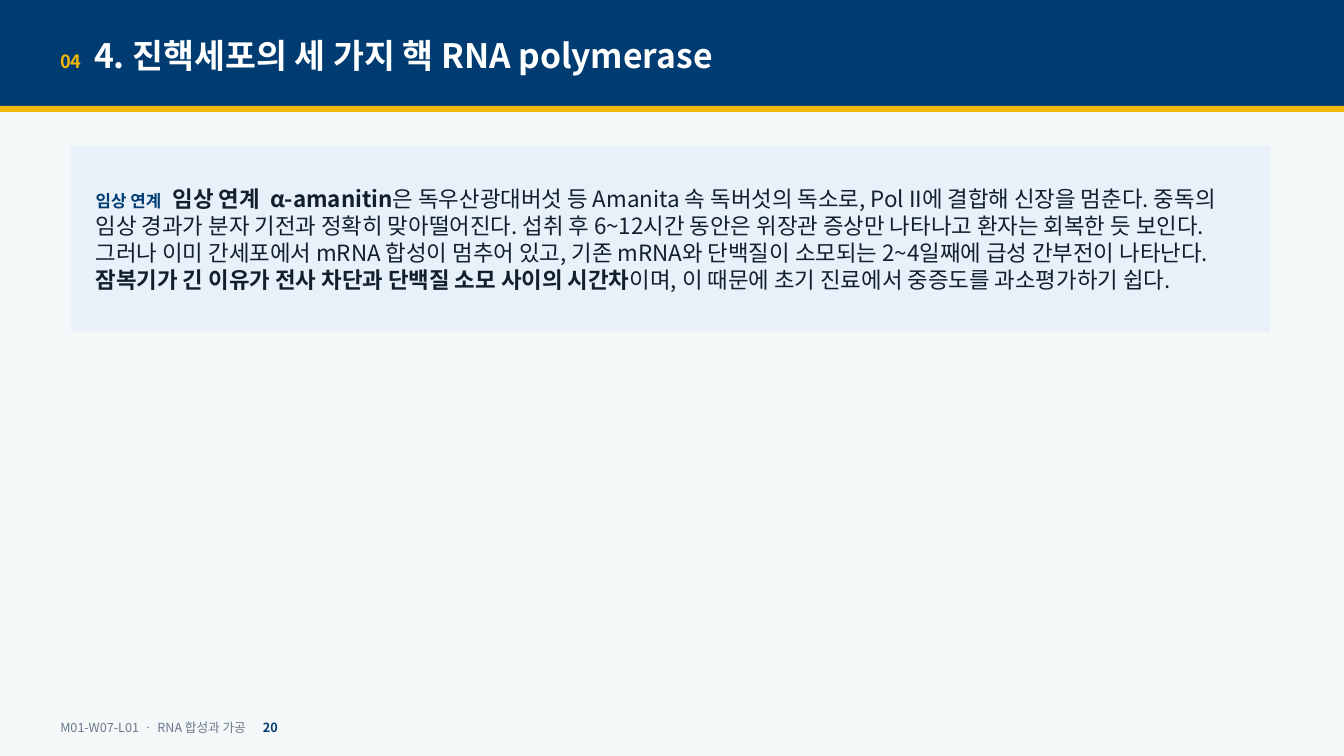
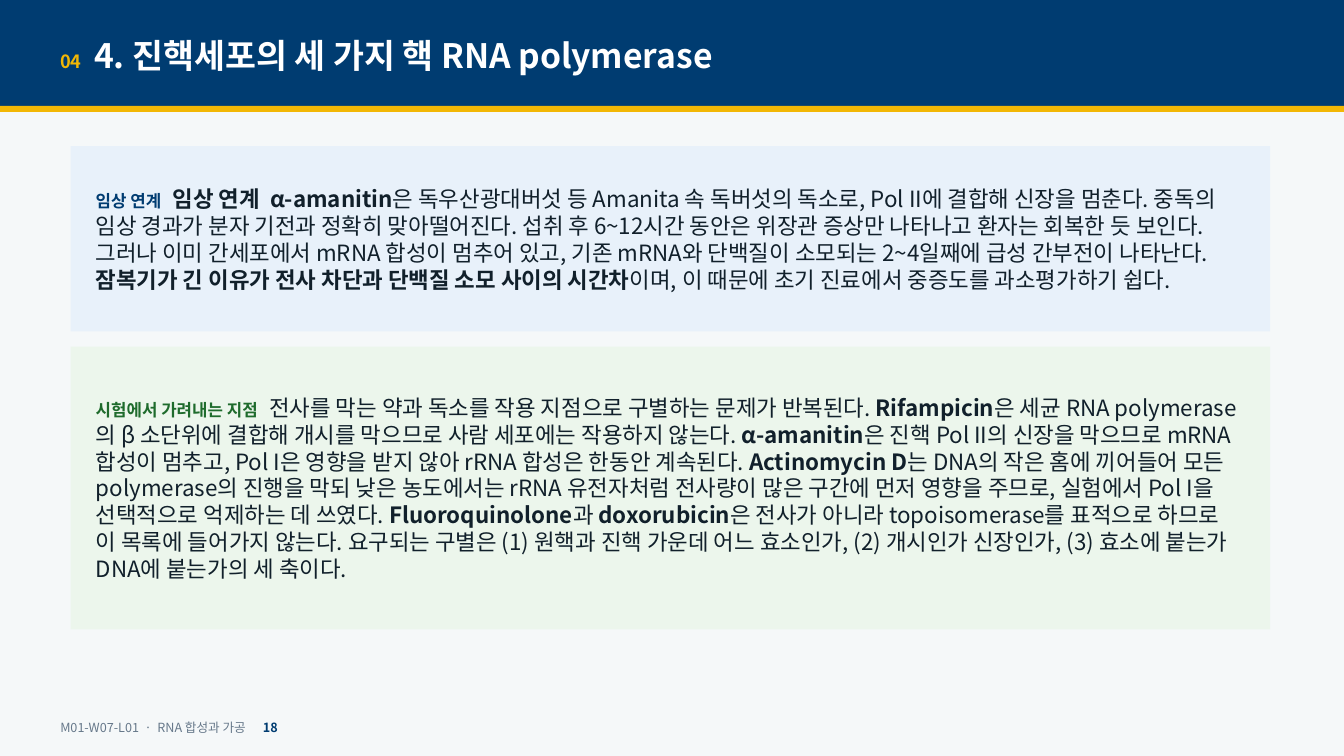
Before and after one commit to hoperiasd2/hoperiasd2.github.io, a slide deck: slide 18 of curriculum/M01/W07/L01/slides.pptx (slide 20 before the commit). Drawn at 1344x756 pixels with LibreOffice and Linux fonts; fonts in the diff are those of the drawing. Boxes give left, top, right and bottom in pixels: in the first picture for what was removed or moved away, otherwise in the second. Text is boxed around its words. In the diff, an @@ line names an element or a change of style, - is before the commit and + after.

```diff
--- a/curriculum/M01/W07/L01/slides.pptx
+++ b/curriculum/M01/W07/L01/slides.pptx
@@ rectangle added at (x1=71, y1=347, x2=1270, y2=630), fill #ECF6EC, 16 pt, text #11202B @@
+시험에서 가려내는 지점 전사를 막는 약과 독소를 작용 지점으로 구별하는 문제가 반복된다. Rifampicin은 세균 RNA polymerase의 β 소단위에 결합해 개시를 막으므로 사람 세포에는 작용하지 않는다. α-amanitin은 진핵 Pol II의 신장을 막으므로 mRNA 합성이 멈추고, Pol I은 영향을 받지 않아 rRNA 합성은 한동안 계속된다. Actinomycin D는 DNA의 작은 홈에 끼어들어 모든 polymerase의 진행을 막되 낮은 농도에서는 rRNA 유전자처럼 전사량이 많은 구간에 먼저 영향을 주므로, 실험에서 Pol I을 선택적으로 억제하는 데 쓰였다. Fluoroquinolone과 doxorubicin은 전사가 아니라 topoisomerase를 표적으로 하므로 이 목록에 들어가지 않는다. 요구되는 구별은 (1) 원핵과 진핵 가운데 어느 효소인가, (2) 개시인가 신장인가, (3) 효소에 붙는가 DNA에 붙는가의 세 축이다.
@@ text at (x1=60, y1=721, x2=278, y2=733): text changed @@
-M01-W07-L01 · RNA 합성과 가공 20
+M01-W07-L01 · RNA 합성과 가공 18
```
Also in this commit, not shown: 48 other slides changed, 7 slides added, 7 other files.
